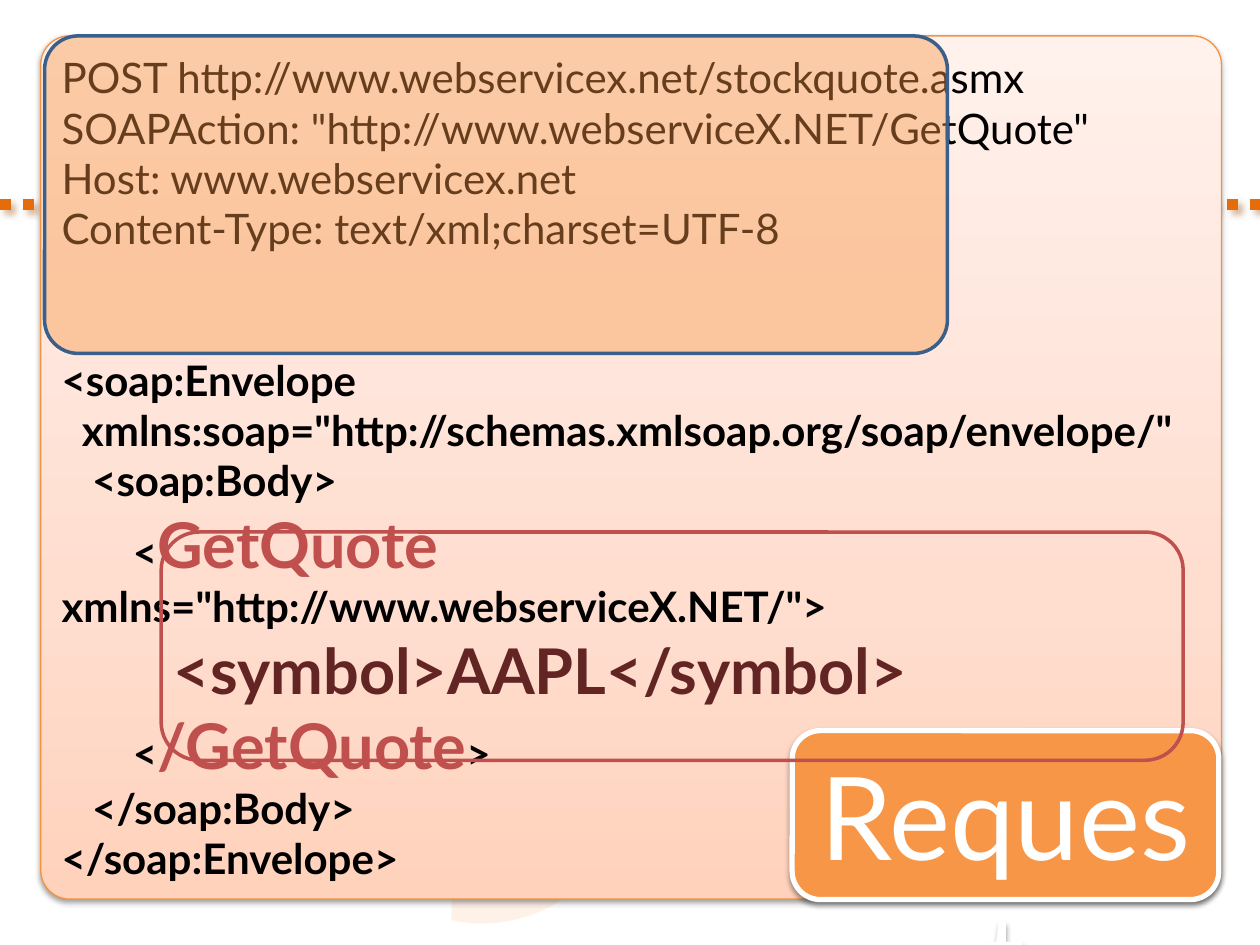
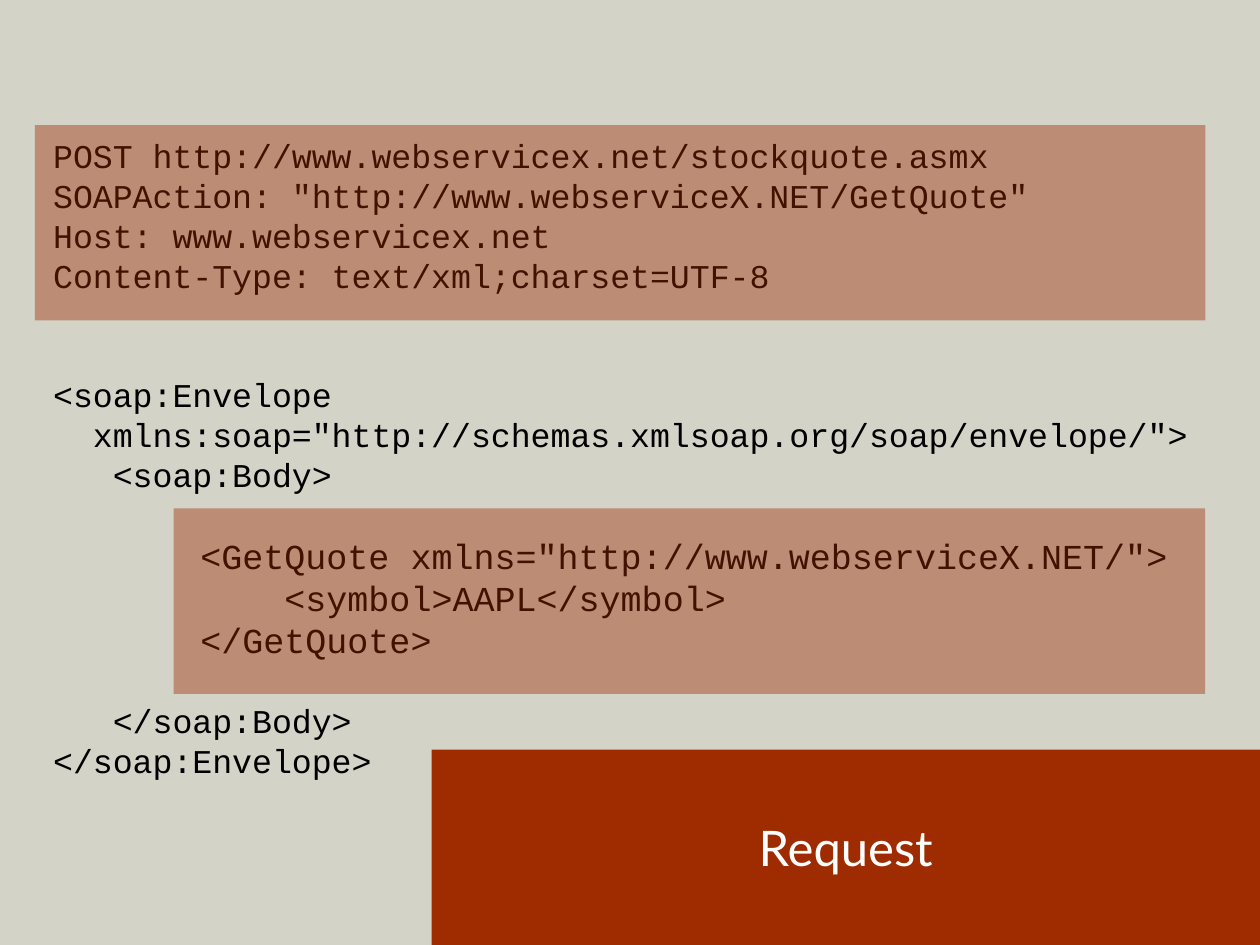
Before and after one commit to novotnyr/kopr-portal, a slide deck: slide 9 of content/soap-web-services/kopr-soap-web-services.pptx (slide 8 before the commit). Drawn at 1260x945 pixels with LibreOffice and Linux fonts; fonts in the diff are those of the drawing. Boxes give left, top, right and bottom in pixels: in the first picture for what was removed or moved away, otherwise in the second. Text is boxed around its words. In the diff, an @@ line names an element or a change of style, - is before the commit and + after.

Commit message:
Slajdy k SOAP aktualizovane do 2022

```diff
--- a/content/soap-web-services/kopr-soap-web-services.pptx
+++ b/content/soap-web-services/kopr-soap-web-services.pptx
@@ background #FFFFFF to #D3D3C8 @@
@@ text "POST http://www.webservicex.net/stockquote.asmx": place and size @@
-text "POST http://www.webservicex.net/stockquote.asmx" at (40,37,1221,900)
+text "POST http://www.webservicex.net/stockquote.asmx" at (53,144,1188,780)
@@ text "POST http://www.webservicex.net/stockquote.asmx" at (53,144,1188,780): fill gradient #FFD2BD to #FFDED0 to #FFF2ED to none; outline #F69240 0.75 pt to none; shadow off @@
@@ rounded rectangle removed at (44,37,948,354) @@
@@ text removed at (233,65,1260,945) @@
-SOAP
@@ rectangle added at (35,125,1206,320), fill #9F2B00 at 42% opacity @@
@@ text at (53,144,1028,295): size 24 to 19 pt, font Lato to Courier New in "POST http://www.webservicex.net/stockquote.asmx", "SOAPAction: "http://www.webserviceX.NET/GetQuote"", "Host: www.webservicex.net", "Content-Type: text/xml;charset=UTF-8" @@
@@ line removed from (0, 204) to (1260, 204) @@
@@ text at (53,383,1188,780): text changed; size 24 to 19 pt; font Lato to Courier New; bold off @@
-<soap:Envelope
-xmlns:soap="http://schemas.xmlsoap.org/soap/envelope/"
-<soap:Body>
-<GetQuote xmlns="http://www.webserviceX.NET/">
-<symbol>AAPL</symbol>
-</GetQuote>
-</soap:Body>
-</soap:Envelope>
+<soap:Envelope
+xmlns:soap="http://schemas.xmlsoap.org/soap/envelope/">
+<soap:Body>
+<GetQuote xmlns="http://www.webserviceX.NET/">
+<symbol>AAPL</symbol>
+</GetQuote>
+</soap:Body>
+</soap:Envelope>
@@ rectangle added at (174,509,1206,694), fill #9F2B00 at 42% opacity @@
@@ rounded rectangle removed at (161,532,1183,760) @@
@@ rectangle "Request": place and size @@
-rectangle "Request" at (793,731,1220,900)
+rectangle "Request" at (432,750,1260,945)
@@ rectangle "Request" at (432,750,1260,945): size 66 to 28 pt; more space between paragraphs; vertical alignment top to middle; rounded rectangle to rectangle; fill #F79646 to #9F2B00; outline #FFFFFF 3 pt to none; shadow off @@
```
Also in this commit, not shown: 42 other slides changed, 18 slides added, 40 slides removed, 1 other file.
